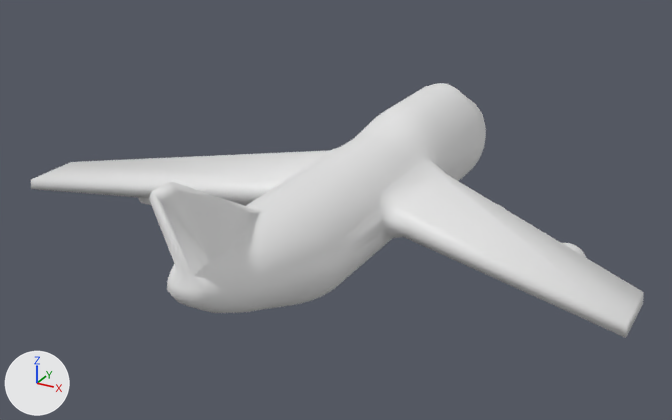
Before and after pictures for a commit that changed the FBX model Resources/Vehicles/JumboJet.fbx.
Rendered twice from a camera (50 mm lens) standing at (0.134, -0.265, 0.124) and looking at (-0.003, -0.016, -0.001). Arrows for +X, +Y and +Z are at lower left; the lights stay in place. Where no turn or scale is listed for an object, it has been applied to the vertices.

The first picture shows 'JumboJet'.
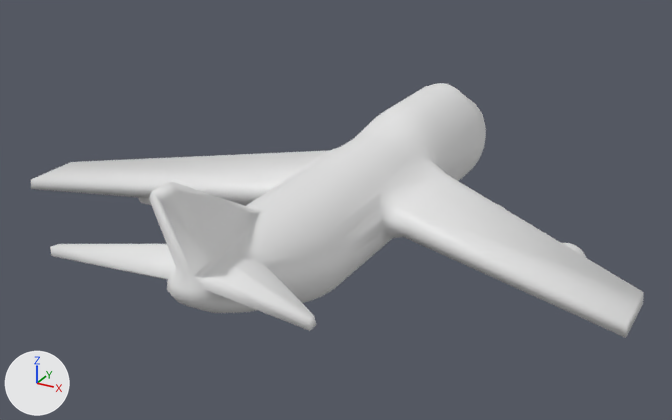
Changed parts and their boxes [x1, y1, x2, y2] in the pictures (672 x 420 px):
```json
{"part": 1, "of": "me_jumbojet", "change": "built on", "before": [169, 242, 278, 301], "after": [50, 242, 316, 331]}
{"part": 2, "of": "me_jumbojet", "change": "built on", "before": [31, 107, 643, 325], "after": [31, 107, 643, 325]}
```

The change, as JSON lines over the scene's bpy script:
```json
{"op": "add", "block": "mat_logo", "code": ["mat_logo = principled_material('Logo')", "mat_logo.base_color = (0.8, 0.8, 0.8)  # white #e7e7e7"]}
{"block": "me_jumbojet", "where": "# used by ob_jumbojet; location = (0.0, 0.0, 0.0)"}
{"op": "remove", "block": "me_jumbojet", "code": "me_jumbojet.from_pydata(...)  # 2193 vertices, 2118 faces; spans x -0.101..0.101, y -0.11..0.092, z -0.018..0.041"}
{"op": "add", "block": "me_jumbojet", "code": "me_jumbojet.from_pydata(...)  # 2193 vertices, 2144 faces; spans x -0.101..0.101, y -0.11..0.092, z -0.018..0.041"}
{"block": "me_jumbojet", "change": "me_jumbojet part 1"}
{"block": "me_jumbojet", "change": "8 faces are deleted"}
{"block": "me_jumbojet", "change": "8 vertices move from x -0.011..0.011, y -0.095..-0.088, z 0.01..0.014 to x -0.04..0.04, y -0.106..-0.103, z 0.012..0.015"}
{"block": "me_jumbojet", "change": "17 new faces join them, mat_material (white #e7e7e7)"}
{"block": "me_jumbojet", "change": "1 new face joins them, mat_logo (white #e7e7e7)"}
{"block": "me_jumbojet", "change": "me_jumbojet part 2"}
{"block": "me_jumbojet", "change": "16 faces are deleted"}
{"block": "me_jumbojet", "change": "28 new faces join them, mat_material (white #e7e7e7)"}
{"block": "me_jumbojet", "change": "4 new faces join them, mat_logo (white #e7e7e7)"}
{"op": "add", "block": "me_jumbojet", "code": "me_jumbojet.materials.append(mat_logo)  # white #e7e7e7"}
```
